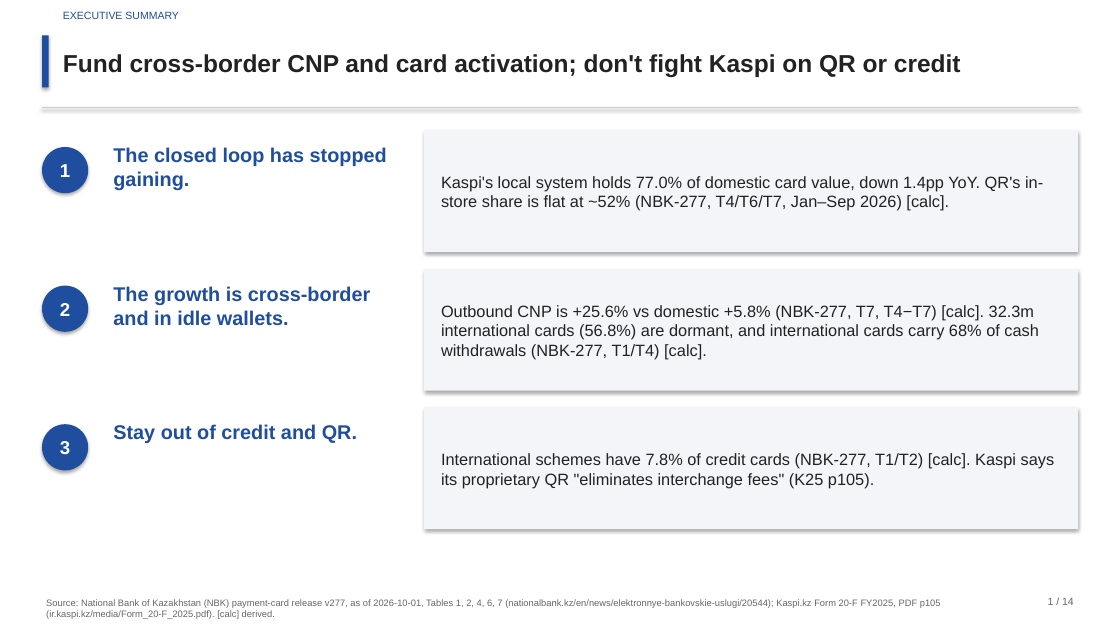
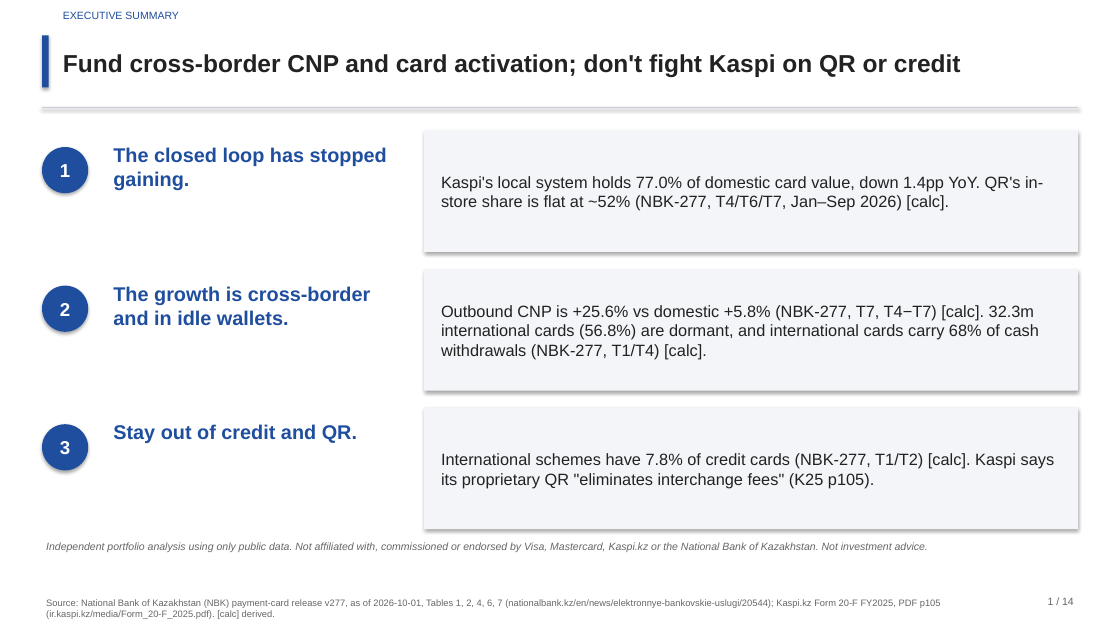
Before and after one commit to Talgat20056/kz-payments-network-strategy, a slide deck: slide 1 of outputs/kz_payments_strategy.pptx. Drawn at 1120x630 pixels with LibreOffice and Linux fonts; fonts in the diff are those of the drawing. Boxes give left, top, right and bottom in pixels: in the first picture for what was removed or moved away, otherwise in the second. Text is boxed around its words. In the diff, an @@ line names an element or a change of style, - is before the commit and + after.

Commit message:
docs: add independence disclaimer, neutral limitations doc, deck metadata

```diff
--- a/outputs/kz_payments_strategy.pptx
+++ b/outputs/kz_payments_strategy.pptx
@@ text added at [46,542,928,552], 9 pt, text #666666, italic @@
+Independent portfolio analysis using only public data. Not affiliated with, commissioned or endorsed by Visa, Mastercard, Kaspi.kz or the National Bank of Kazakhstan. Not investment advice.
```
Also in this commit, not shown: 7 other files.
